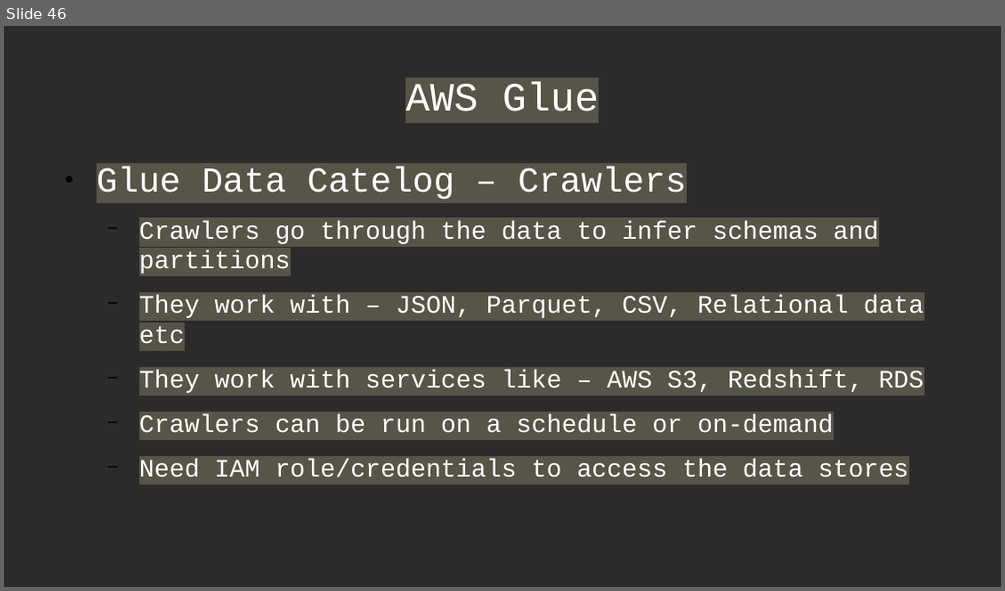
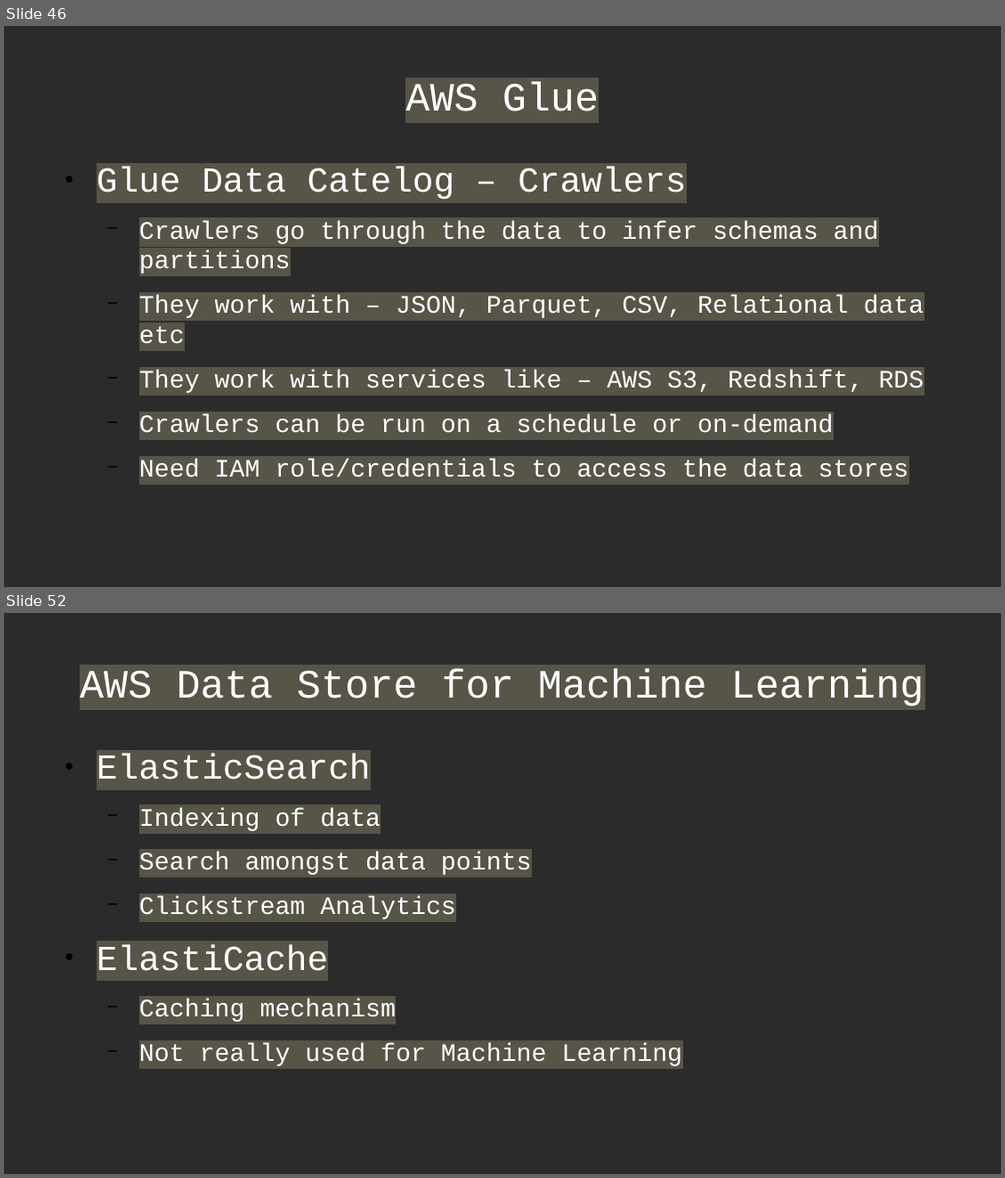
Before and after one commit to Anshul-GH/AWS_ML_Certification, a slide deck: AWS_Certified_ML_Certification_Deck.odp. Shown one above the other, each under a label of ours: slide 46 before the commit, slides 46 and 52 after it; the slides between them are not shown. The pictures are 1005x591 and 1005x1178 pixels, drawn with LibreOffice and Linux fonts; fonts in the diff are those of the drawing; background and template pictures are left out; a plain dark background stands for a picture behind light text. Boxes give left, top, right and bottom in pixels: in the first picture for what was removed or moved away, otherwise in the second. Text is boxed around its words. In the diff, an @@ line names an element or a change of style, - is before the commit and + after.

```diff
--- a/AWS_Certified_ML_Certification_Deck.odp
+++ b/AWS_Certified_ML_Certification_Deck.odp
@@ slide 52 added at <box>4,613,1001,1174</box>, background picture (left out) @@
@@ title added at <box>80,669,924,706</box>, 32 pt, text #FFFFFF @@
+AWS Data Store for Machine Learning
@@ text added at <box>97,754,683,1066</box>, 20 pt, text #FFFFFF @@
+● ElasticSearch
+  − Indexing of data
+  − Search amongst data points
+  − Clickstream Analytics
+● ElastiCache
+  − Caching mechanism
+  − Not really used for Machine Learning
```
Also in this commit, not shown: 1 slide changed, 15 other slides added, 2 other files.
